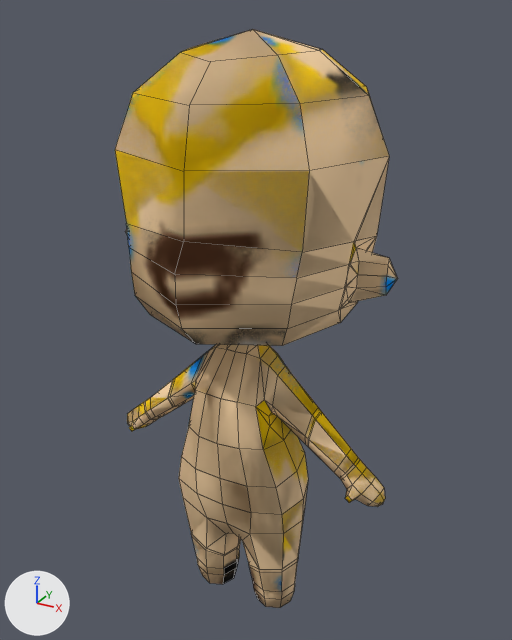
One commit to the Blender file models/walter.blend: the scene before it, then after it.
One viewpoint serves both versions: a 50 mm lens placed at (1.71, -2.99, 2.0), pointed at (-0.01, 0.14, 0.43). The axes (+X, +Y, +Z) are drawn at lower left. The lights are the same throughout. Mesh edges are drawn as thin lines.

The first picture shows 'walter'.
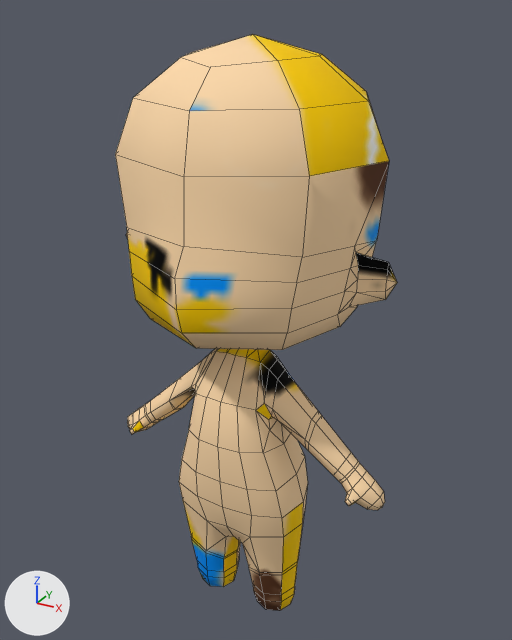
Diff of the bpy script that builds the scene:
```diff
--- a/models/walter.blend.py
+++ b/models/walter.blend.py
@@ me_cube_002 @@
 # used by ob_walter; location = (0.0, 0.0, -5.272)
-me_cube_002.from_pydata(...)  # 472 vertices, 555 faces; spans x -0.84..0.84, y -0.61..0.74, z 3.92..7.19
+me_cube_002.from_pydata(...)  # 472 vertices, 555 faces; spans x -0.84..0.84, y -0.61..0.74, z 6.55..9.81
+# me_cube_002 part 1: the whole mesh is moved by (0.0, 0.0, 2.63)
+# me_cube_002 part 2: texture (UV) coordinates of 555 of 555 faces, centred in x -0.84..0.84, y -0.48..0.64, z 3.94..7.13, changed; they spanned u 0.0..1.0, v 0.0..0.89 and now span u 0.0..0.92, v 0.0..1.0
 me_cube_002.materials.append(mat_material_001)
@@ ob_walter @@
 ob_walter = bpy.data.objects.new('walter', me_cube_002)
-ob_walter.location = (0.0, 0.0, -5.272)
+ob_walter.location = (0.0, 0.0, -7.923)
+_vg = ob_walter.vertex_groups.new(name='Core')
+_vg = ob_walter.vertex_groups.new(name='Hip')
+_vg = ob_walter.vertex_groups.new(name='Spine')
+_vg = ob_walter.vertex_groups.new(name='Upper Arm R')
+_vg = ob_walter.vertex_groups.new(name='Arm R')
+# vertex group weights elided
+_vg = ob_walter.vertex_groups.new(name='Lower Arm R')
+_vg = ob_walter.vertex_groups.new(name='Wrist R')
+_vg = ob_walter.vertex_groups.new(name='Hand R')
+_vg = ob_walter.vertex_groups.new(name='Lower Neck')
+_vg = ob_walter.vertex_groups.new(name='Neck')
+_vg = ob_walter.vertex_groups.new(name='Head')
+_vg = ob_walter.vertex_groups.new(name='Upper Arm L')
+_vg = ob_walter.vertex_groups.new(name='Arm L')
+_vg = ob_walter.vertex_groups.new(name='Lower Arm L')
+_vg = ob_walter.vertex_groups.new(name='Wrist L')
+_vg = ob_walter.vertex_groups.new(name='Hand L')
+_vg = ob_walter.vertex_groups.new(name='Upper Leg R')
+_vg = ob_walter.vertex_groups.new(name='Lower Leg R')
+_vg = ob_walter.vertex_groups.new(name='Ankle R')
+_vg = ob_walter.vertex_groups.new(name='Upper Leg L')
+_vg = ob_walter.vertex_groups.new(name='Lower Leg L')
+_vg = ob_walter.vertex_groups.new(name='Ankle L')
 _m = ob_walter.modifiers.new('Mirror', 'MIRROR')
+_m.use_axis = (False, False, False)
 _m.use_clip = True
+_m = ob_walter.modifiers.new('Decimate', 'DECIMATE')
+_m.ratio = 0.0
+_m.vertex_group = 'Arm R'
```

Location of each change, [x1, y1, x2, y2] in pixels of the pictures (512 x 640 px; the box of a moved part takes in the faces that stretch with it):
'walter', surface changed, moved, reshaped, modifiers changed (brown to beige)
    before: [115, 29, 398, 608]
    after: [115, 34, 397, 611]
part 1 of me_cube_002, moved or reshaped
    before: [115, 29, 398, 608]
    after: [115, 34, 397, 611]
